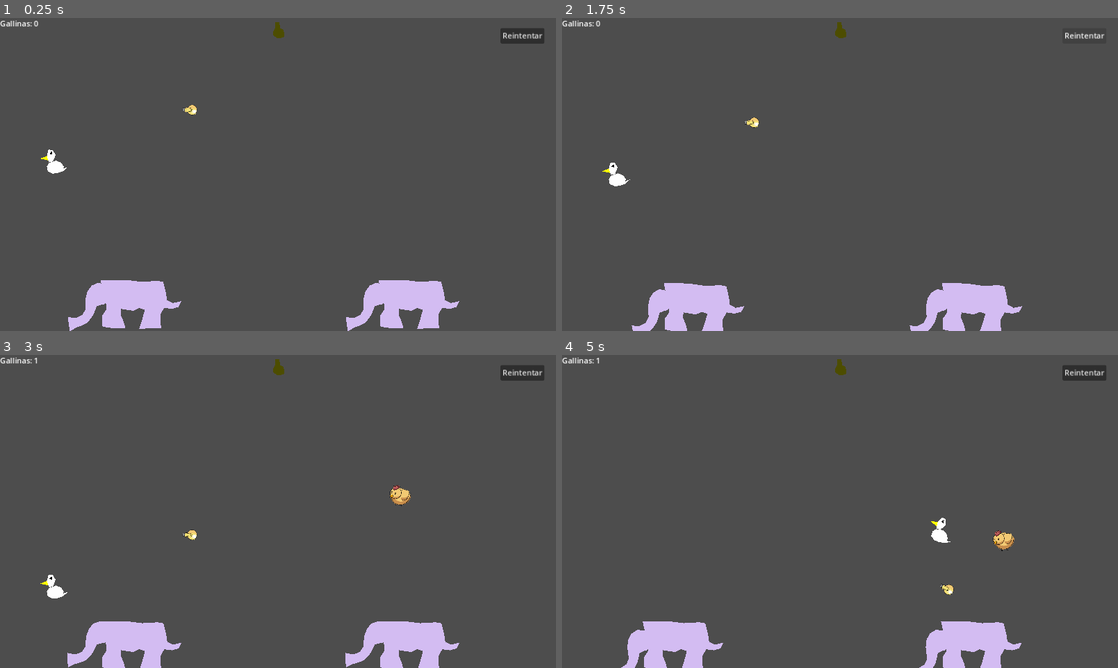
Above: before the commit, frames 1-4 (two rows, left to right).
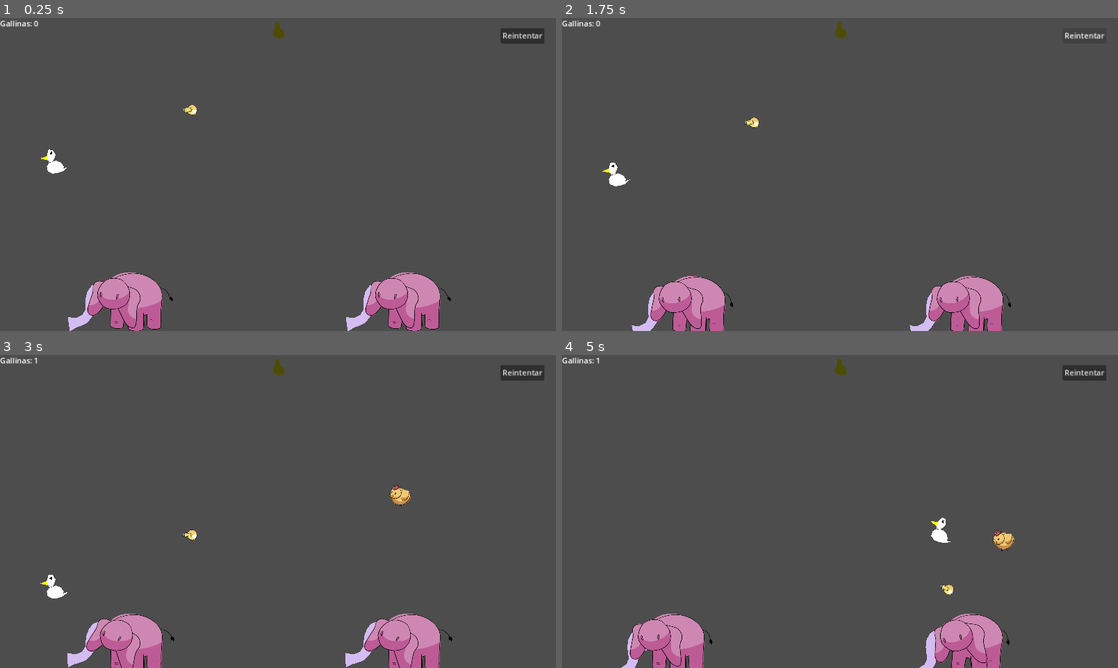
Above: after the commit, the same moments.

Repository: JuanFdS/ggj2024
Game: Godot game, scene res://ElefanteEnLaHabitacion.tscn
The game is run twice, just before and just after one commit, with the same random seed, the same clock (stepped at 60 frames per second) and the same inputs. This scene is started directly instead of the project's main scene.
Inputs (mouse positions are in pixels of both pictures, inside the frame that each line leads up to):
- Up to frame 1 (0.25 s): no input
- Up to frame 2 (1.75 s): click "Reintentar" at 0.5 s; click "Reintentar" at 1.25 s
- Up to frame 3 (3 s): click "Reintentar" at 2 s; tap Enter at 2.75 s; move the mouse to (400, 495) at 2.77 s; hold Up (ui_up) from 2.78 s (still down); click (400, 495) at 2.92 s
- Up to frame 4 (5 s): move the mouse to (728, 527) at 3.52 s; release Up (ui_up) at 3.53 s; hold Down (ui_down) 3.53-4.28 s; move the mouse to (895, 442) at 4.27 s; hold Up (ui_up) from 4.28 s (still down)

The runs differ from the first frame. In frame 1, 4.3% of the frame differs, in the area x 15-83%, y 81-100%; in frame 2, 4.2%; in frame 3, 4.0%; in frame 4, 4.0%.

Commit message:
Integrar gráficos de la cabeza y el cuerpo del elefante

Diff:
--- /dev/null
+++ b/Assets/elefante/Elefante.tres
@@ -0,0 +1,90 @@
+[gd_resource type="SpriteFrames" load_steps=12 format=3 uid="uid://chveuwmwhwqfr"]
+
+[ext_resource type="Texture2D" uid="uid://dgmtlcxqhq0ko" path="res://Assets/elefante/Ele9.png" id="1_le5op"]
+[ext_resource type="Texture2D" uid="uid://dosbu6ic6u8ey" path="res://Assets/elefante/Ele10.png" id="2_rutou"]
+[ext_resource type="Texture2D" uid="uid://c8nuq0bh3c4ix" path="res://Assets/elefante/Ele11.png" id="3_3umy0"]
+[ext_resource type="Texture2D" uid="uid://bkgqi5jpyv766" path="res://Assets/elefante/Ele8.png" id="4_xudbp"]
+[ext_resource type="Texture2D" uid="uid://b4ophe1l6brva" path="res://Assets/elefante/Ele7.png" id="5_01v6b"]
+[ext_resource type="Texture2D" uid="uid://dc7loqvlipx6w" path="res://Assets/elefante/Ele6.png" id="6_ajqwi"]
+[ext_resource type="Texture2D" uid="uid://508us1kpp6tn" path="res://Assets/elefante/Ele5.png" id="7_omp6o"]
+[ext_resource type="Texture2D" uid="uid://br3k5d001cyh2" path="res://Assets/elefante/Ele4.png" id="8_kkmh1"]
+[ext_resource type="Texture2D" uid="uid://dy1rbraidpx65" path="res://Assets/elefante/Ele1.png" id="9_hr8rc"]
+[ext_resource type="Texture2D" uid="uid://cl8gw5vvfjnmo" path="res://Assets/elefante/Ele2.png" id="10_s7h2g"]
+[ext_resource type="Texture2D" uid="uid://gk6c8lq3dncx" path="res://Assets/elefante/Ele3.png" id="11_lncn8"]
+
+[resource]
+animations = [{
+"frames": [{
+"duration": 1.0,
+"texture": ExtResource("1_le5op")
+}, {
+"duration": 1.0,
+"texture": ExtResource("2_rutou")
+}, {
+"duration": 1.0,
+"texture": ExtResource("3_3umy0")
+}, {
+"duration": 1.0,
+"texture": ExtResource("2_rutou")
+}],
+"loop": true,
+"name": &"derecha",
+"speed": 5.0
+}, {
+"frames": [{
+"duration": 1.0,
+"texture": ExtResource("4_xudbp")
+}, {
+"duration": 1.0,
+"texture": ExtResource("5_01v6b")
+}, {
+"duration": 1.0,
+"texture": ExtResource("6_ajqwi")
+}, {
+"duration": 1.0,
+"texture": ExtResource("7_omp6o")
+}, {
+"duration": 1.0,
+"texture": ExtResource("8_kkmh1")
+}],
+"loop": false,
+"name": &"derecha_a_izquierda",
+"speed": 5.0
+}, {
+"frames": [{
+"duration": 1.0,
+"texture": ExtResource("9_hr8rc")
+}, {
+"duration": 1.0,
+"texture": ExtResource("10_s7h2g")
+}, {
+"duration": 1.0,
+"texture": ExtResource("11_lncn8")
+}, {
+"duration": 1.0,
+"texture": ExtResource("10_s7h2g")
+}],
+"loop": true,
+"name": &"izquierda",
+"speed": 5.0
+}, {
+"frames": [{
+"duration": 1.0,
+"texture": ExtResource("8_kkmh1")
+}, {
+"duration": 1.0,
+"texture": ExtResource("7_omp6o")
+}, {
+"duration": 1.0,
+"texture": ExtResource("6_ajqwi")
+}, {
+"duration": 1.0,
+"texture": ExtResource("5_01v6b")
+}, {
+"duration": 1.0,
+"texture": ExtResource("4_xudbp")
+}],
+"loop": false,
+"name": &"izquierda_a_derecha",
+"speed": 5.0
+}]
--- a/Cosas/Elefante.gd
+++ b/Cosas/Elefante.gd
@@ -11,6 +11,7 @@
 
 func _ready():
 	$AnimationPlayer.play("trompa")
+	$AnimatedSprite2D.play("izquierda")
 	trompa.add_collision_exception_with(self)
 	trompa.add_collision_exception_with($Elefante)
 	timer.timeout.connect(self.avanzar)
@@ -26,5 +27,17 @@
 
 func cambiar_direccion():
 	direccion *= -1
+
+	if direccion == Vector2.LEFT:
+		animar_transicion("derecha", "izquierda")
+	else:
+		animar_transicion("izquierda", "derecha")
+
 	$Sprite.scale.x *= -1
 	$SpriteTrompa.scale.x *= -1
+
+func animar_transicion(direccion_inicial, direccion_final):
+	$AnimatedSprite2D.play("%s_a_%s" % [direccion_inicial, direccion_final])
+	$AnimatedSprite2D.animation_finished.connect(func():
+		$AnimatedSprite2D.play(direccion_final)
+	, CONNECT_ONE_SHOT)
--- a/Cosas/Elefante.tscn
+++ b/Cosas/Elefante.tscn
@@ -1,6 +1,7 @@
-[gd_scene load_steps=8 format=3 uid="uid://btibma3e67qwh"]
+[gd_scene load_steps=9 format=3 uid="uid://btibma3e67qwh"]
 
 [ext_resource type="Script" path="res://Cosas/Elefante.gd" id="1_b3yir"]
+[ext_resource type="SpriteFrames" uid="uid://chveuwmwhwqfr" path="res://Assets/elefante/Elefante.tres" id="2_p7pum"]
 
 [sub_resource type="PhysicsMaterial" id="PhysicsMaterial_f7mod"]
 bounce = 10.0
@@ -56,6 +57,7 @@
 script = ExtResource("1_b3yir")
 
 [node name="Sprite" type="Polygon2D" parent="."]
+visible = false
 position = Vector2(-1, -1)
 scale = Vector2(4, 4)
 color = Color(0.827451, 0.737255, 0.952941, 1)
@@ -109,3 +111,9 @@
 collision_mask = 2147483648
 
 [node name="Node2D" type="Node2D" parent="."]
+
+[node name="AnimatedSprite2D" type="AnimatedSprite2D" parent="."]
+position = Vector2(-14, -37)
+scale = Vector2(0.578125, 0.519375)
+sprite_frames = ExtResource("2_p7pum")
+animation = &"izquierda_a_derecha"
Binary file added: Assets/elefante/Ele1.png
Not shown, added: Assets/elefante/Ele1.png.import
Binary file added: Assets/elefante/Ele10.png
Not shown, added: Assets/elefante/Ele10.png.import
Binary file added: Assets/elefante/Ele11.png
Not shown, added: Assets/elefante/Ele11.png.import
Binary file added: Assets/elefante/Ele2.png
Not shown, added: Assets/elefante/Ele2.png.import
Binary file added: Assets/elefante/Ele3.png
Not shown, added: Assets/elefante/Ele3.png.import
Binary file added: Assets/elefante/Ele4.png
Not shown, added: Assets/elefante/Ele4.png.import
(and 10 more such lines)
